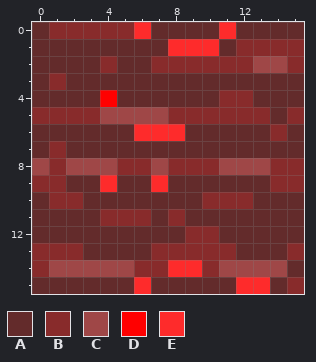
Edited in one commit: pixel-art sprite (data/biome/steeps/wsteeps.png). Above, as it was before the edit.
The file is 16x16 pixels.
Palette (. is transparent): A #632b2b  B #882b2b  C #9f4747  D #ff0000  E #fe2b2b
Pixels before, first column x 0:
 0 ABBBBBEAAAAEAAAA
 1 AAAAAAAAEEEABBBB
 2 AAAABAABBBBBBCCB
 3 ABAAAAAAAAAAAAAA
 4 AAAADAAAAAABBAAA
 5 BBBBCCCCBBBBBBAB
 6 AAAAAAEEEAAAAABA
 7 ABAAAAAAAAAAAAAA
 8 CBCCCBBCBBBCCCBB
 9 BBAAEAAEAAAAAABB
10 ABBAAAAAAABBBAAA
11 AAAABBBABAAAAAAA
12 AAAAAAAAABBAAAAA
13 BBBAAAABBBBBAAAB
14 BCCCCCBBEEBCCCCA
15 AAAAAAEAAAAAEEAB
New version:
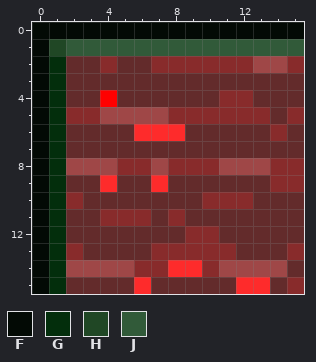
Colours new in this view: F #030a05  G #032e0c  H #204725  J #315a39
From old to new:
{"y":0,"x":0,"old":"ABBBBBEAAAAEAAAA","new":"FFFFFFFFFFFFFFFF"}
{"y":1,"x":0,"old":"AAAAAAAAEEEABBBB","new":"FHJJJJJJJJJJJJJJ"}
{"y":2,"x":0,"old":"AA","new":"FG"}
{"y":3,"x":0,"old":"AB","new":"FG"}
{"y":4,"x":0,"old":"AA","new":"FG"}
{"y":5,"x":0,"old":"BB","new":"FG"}
{"y":6,"x":0,"old":"AA","new":"FG"}
{"y":7,"x":0,"old":"AB","new":"FG"}
{"y":8,"x":0,"old":"CB","new":"FG"}
{"y":9,"x":0,"old":"BB","new":"FG"}
{"y":10,"x":0,"old":"AB","new":"FG"}
{"y":11,"x":0,"old":"AA","new":"FG"}
{"y":12,"x":0,"old":"AA","new":"FG"}
{"y":13,"x":0,"old":"BB","new":"FG"}
{"y":14,"x":0,"old":"BC","new":"FG"}
{"y":15,"x":0,"old":"AA","new":"FG"}
